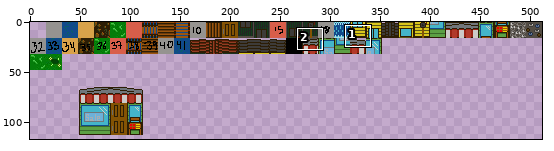
Sprite sheet, stored at img/tileset.png. Above: a wide view before the commit, with the close-up outlined.
Close-up. Before the commit:
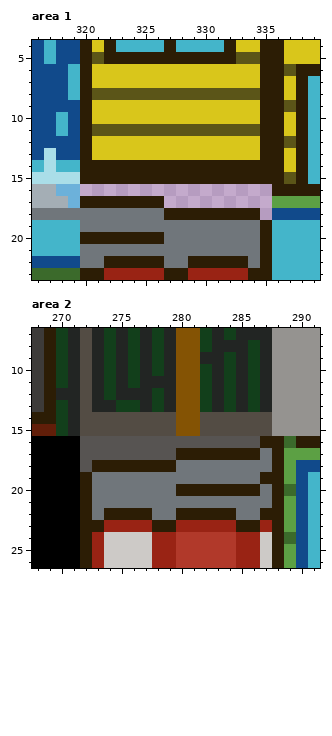
The file is 512x512 pixels. Colours within 5 levels of each other are drawn and written as one. Shown: area 1: x 316..339, y 4..23; area 2: x 268..291, y 7..26. The wide view leaves out empty margins. The commit also changed other parts of the picture, which this record leaves out.
After the commit:
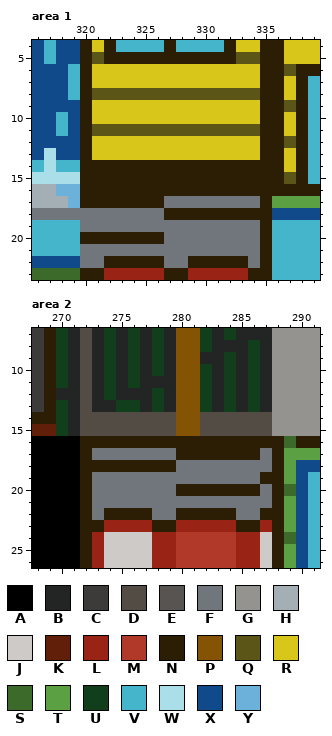
Palette (. is transparent): A #000000  B #222523  C #3d3b39  D #534c44  E #575452  F #70767b  G #959390  H #a4aeb5  J #cdcac7  K #611e09  L #992314  M #b1392a  N #2c1d05  P #845304  Q #5b5518  R #d9c61b  S #3b6a2b  T #5ca044  U #123f1b  V #44b5ca  W #aadee8  X #114a8b  Y #6cb1da
What changed:
Area 1:
The edit adds colour F in row 17 at x 327 to 334.
The edit adds colour N in row 16 at x 320 to 335; in rows 17 to 18 at x 335.
Area 2:
Colour E gives way to colour F in row 17 at x 273 to 279.
Colour E gives way to colour N in row 16 at x 272 to 286; in rows 17 to 18 at x 272.
